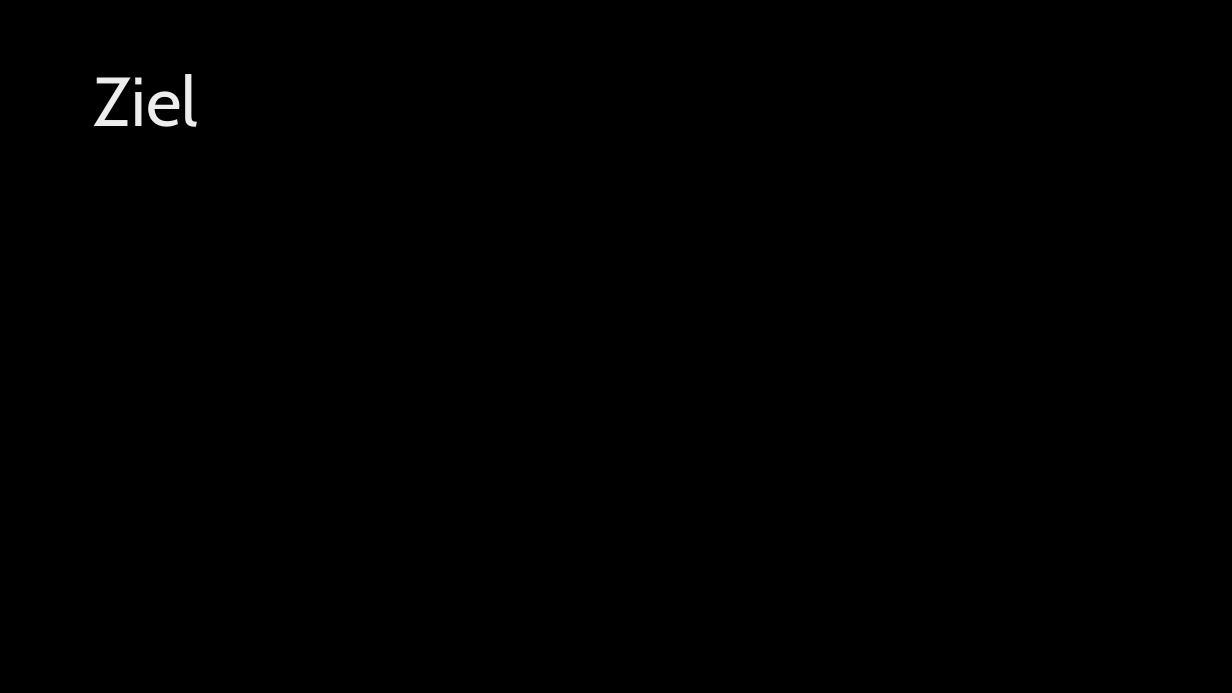
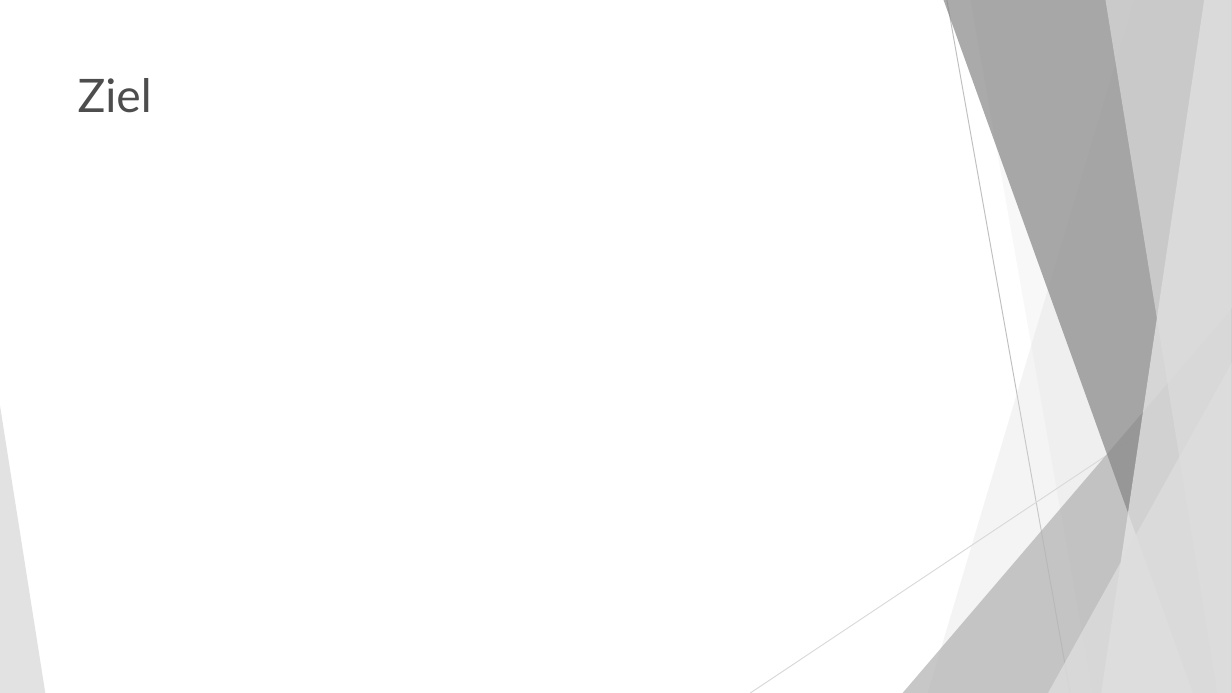
Before and after one commit to DennisGoss99/PuC_C--, a slide deck: slide 2 of Präsentation/Präsentation - Mini C.pptx. Drawn at 1232x693 pixels with LibreOffice and Linux fonts; fonts in the diff are those of the drawing; background and template pictures are left out. Boxes give left, top, right and bottom in pixels: in the first picture for what was removed or moved away, otherwise in the second. Text is boxed around its words. In the diff, an @@ line names an element or a change of style, - is before the commit and + after.

```diff
--- a/Präsentation/Präsentation - Mini C.pptx
+++ b/Präsentation/Präsentation - Mini C.pptx
@@ background picture (left out) to #FFFFFF @@
@@ title "Ziel" moved from (x1=94, y1=74, x2=198, y2=127) to (x1=78, y1=78, x2=152, y2=113) @@
@@ title "Ziel" at (x1=78, y1=78, x2=152, y2=113): size 54 to 36 pt, font Cabin to Lato, text colour gradient #BFBFBF to #EDEDED to #FFFFFF to #4D4D4D; line spacing 0.9 to 1; vertical alignment middle to top @@
@@ group added at (x1=0, y1=0, x2=1232, y2=693): 5 freeform shapes, 3 triangles, 2 lines @@
```
Also in this commit, not shown: 4 other slides changed, 11 slides added, 2 slides removed.
